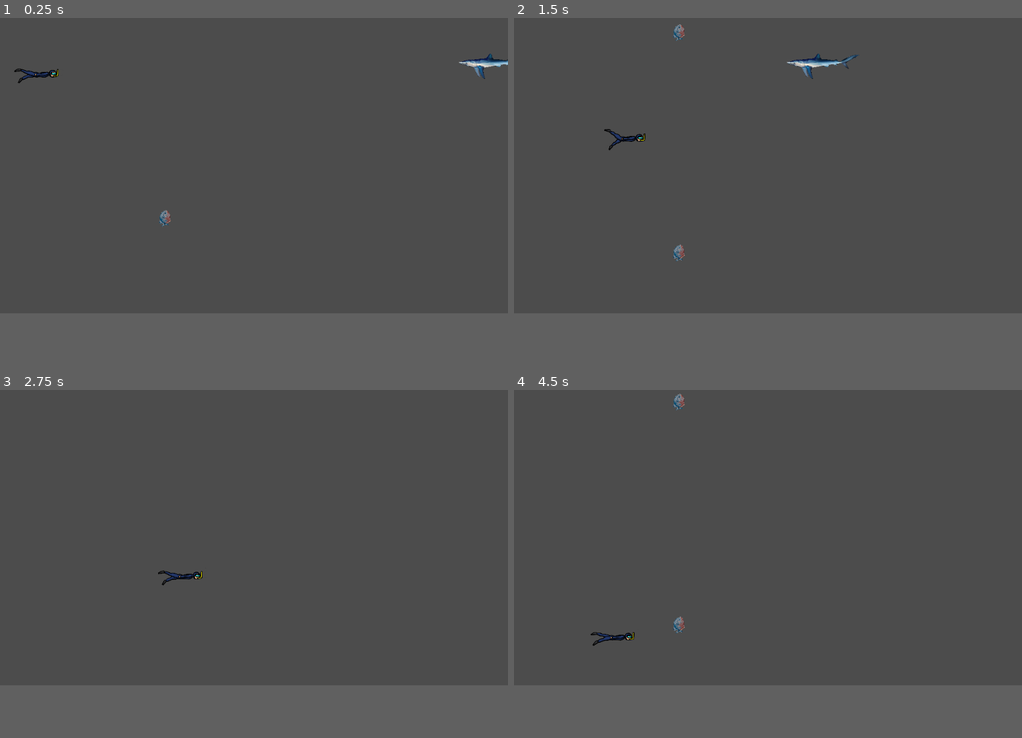
Above: before the commit, frames 1-4 (two rows, left to right).
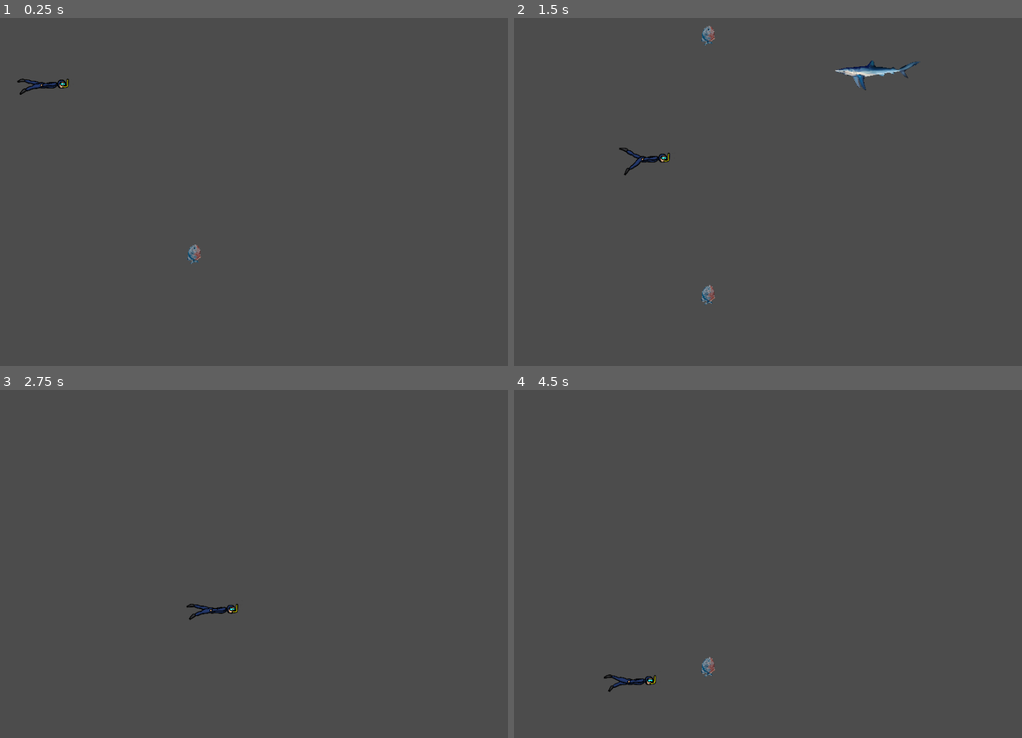
Above: after the commit, the same moments.

Repository: Daisinkaizer/Gracias-Amix-op---
Game: Godot game, scene res://escenas/Mundo/mundo.tscn
The game is run twice, just before and just after one commit, with the same random seed, the same clock (stepped at 60 frames per second) and the same inputs.
Inputs:
- Up to frame 1 (0.25 s): no input
- Up to frame 2 (1.5 s): hold Right (ui_right) 0.53-1.28 s; hold Down (ui_down) from 1.28 s (still down)
- Up to frame 3 (2.75 s): release Down (ui_down) at 2.03 s; hold Right (ui_right) from 2.03 s (still down)
- Up to frame 4 (4.5 s): release Right (ui_right) at 2.78 s; hold Up (ui_up) 2.78-3.53 s; hold Left (ui_left) from 3.53 s (still down)
In our replay, the window is 800x468 before the commit and 800x551 after it. These sizes can differ from the game's own. Grey fills any space a smaller window leaves; there, only what the larger window draws over its background counts as a difference.

The runs differ from the first frame. In frame 1, 0.7% of the frame differs, in the area x 2-100%, y 10-71%; in frame 2, 1.4%, in the area x 17-80%, y 1-83%; in frame 3, 0.3%; in frame 4, 0.6%.

Commit message:
Agregue bordes arriba y abajo de la pantalla
Solo puse el tope de arriba y abajo, me falta agregar el de los costados.

Diff:
--- a/escenas/Personaje/KinematicBody2D.gd
+++ b/escenas/Personaje/KinematicBody2D.gd
@@ -1,9 +1,11 @@
 extends KinematicBody2D
 var velocidad = Vector2(0,0)
+var screen_size;
+var gravedad = 15;
+var vida = 3
 
-var gravedad = 15;
-
-
+func _ready():
+    screen_size = get_viewport_rect().size
 
 func _physics_process(delta):
 
@@ -18,17 +20,13 @@
 		velocidad.x = 0;
 	if Input.is_action_just_released("ui_left"):
 		velocidad.x = 0;
-
-
-	#if Input.is_action_pressed("ui_up")and velocidad.x < 200:
-		#velocidad.y -= 20;
-	#if Input.is_action_pressed("ui_down") and velocidad.x > -200:
-		#velocidad.y += 20;
-	#if Input.is_action_just_released("ui_up"):
-		#velocidad.y = 0;
-	#if Input.is_action_just_released("ui_down"):
-		#velocidad.y = 0;
 	if Input.is_action_just_pressed("ui_up"):
 		velocidad.y = -200
+		position.x = clamp(position.x, 0, screen_size.x)
+	position.y = clamp(position.y, 0, screen_size.y)
+	pass
+	move_and_slide(velocidad)
 
-	move_and_slide(velocidad)
+func _on_Area2D_area_entered(area):
+	vida -= 1
+	pass # Replace with function body.
--- a/escenas/Personaje/Movimiento_Personaje.tscn
+++ b/escenas/Personaje/Movimiento_Personaje.tscn
@@ -9,23 +9,26 @@
 
 [sub_resource type="SpriteFrames" id=1]
 animations = [ {
-"frames": [ ExtResource( 2 ), ExtResource( 3 ), ExtResource( 4 ), ExtResource( 5 ), ExtResource( 6 ), ExtResource( 5 ), ExtResource( 4 ), ExtResource( 3 ) ],
+"frames": [  ],
 "loop": true,
-"name": "Nadando",
-"speed": 7.0
+"name": "Dañado",
+"speed": 5.0
 }, {
 "frames": [  ],
 "loop": true,
 "name": "Muerto",
 "speed": 5.0
 }, {
-"frames": [  ],
+"frames": [ ExtResource( 2 ), ExtResource( 3 ), ExtResource( 4 ), ExtResource( 5 ), ExtResource( 6 ), ExtResource( 5 ), ExtResource( 4 ), ExtResource( 3 ) ],
 "loop": true,
-"name": "Dañado",
-"speed": 5.0
+"name": "Nadando",
+"speed": 7.0
 } ]
 
 [sub_resource type="RectangleShape2D" id=2]
+extents = Vector2( 262.538, 119.195 )
+
+[sub_resource type="RectangleShape2D" id=3]
 extents = Vector2( 25.2918, 11.6461 )
 
 [node name="Personaje" type="KinematicBody2D"]
@@ -41,8 +44,17 @@
 scale = Vector2( 0.0960622, 0.0960622 )
 frames = SubResource( 1 )
 animation = "Nadando"
-frame = 2
+frame = 6
 playing = true
 
+[node name="Area2D" type="Area2D" parent="Personaje"]
+position = Vector2( -10.8437, 0 )
+
+[node name="CollisionShape2D" type="CollisionShape2D" parent="Personaje/Area2D"]
+position = Vector2( -5.42183, -5.42184 )
+shape = SubResource( 2 )
+
 [node name="colision_personaje" type="CollisionShape2D" parent="."]
-shape = SubResource( 2 )
+shape = SubResource( 3 )
+
+[connection signal="area_entered" from="Personaje/Area2D" to="." method="_on_Area2D_area_entered"]
--- a/project.godot
+++ b/project.godot
@@ -19,6 +19,10 @@
 run/main_scene="res://escenas/Mundo/mundo.tscn"
 config/icon="res://icon.png"
 
+[display]
+
+window/size/width=870
+
 [rendering]
 
 environment/default_environment="res://default_env.tres"
Not shown: 1 places in escenas/Personaje/Movimiento_Personaje.tscn that only renumber resources
